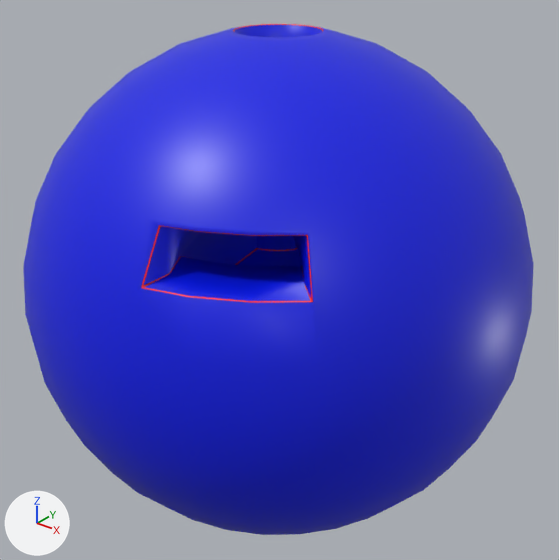
Two versions of the Blender file Assets/Art/Meshes/Blender files/Level 9.blend, one commit apart.
The view is the same before and after, from a 50 mm lens placed at (27.0, -33.7, 34.4), pointed at (0.3, -0.3, 13.7). Every picture has the same lights, and +X, +Y and +Z are marked at lower left.

The first picture shows 'L9_Sphere'.
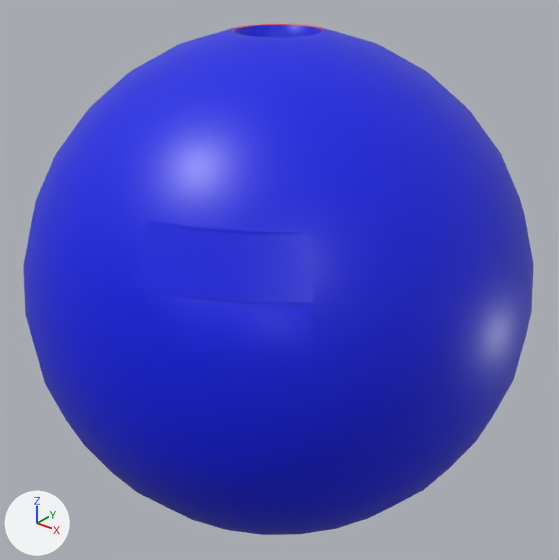
Location of each change, (x1, y1, x2, y2) in pixels of the pictures (559 x 560 px):
'L9_Sphere_Cache', shown (blue): after (134, 222, 313, 303)
part 1 of me_sphere_003, shading changed (blue): before (144, 226, 311, 301)

Edits to the bpy script that builds the scene:
```text
Change me_sphere_003:
    where me_sphere_003.from_pydata(...)  # 1724 vertices, 1711 faces; spans x -15.0..15.0, y -15.0..15.0, z -12.5..14.8
    used by ob_l9_sphere; location = (0.0, 0.0, 13.5)
    me_sphere_003 part 1: 19 of the faces centred in x 1.1..8.3, y -12.3..-4.7, z 4.6..8.1 are now shaded flat
Change ob_l9_sphere_cache:
    remove ob_l9_sphere_cache.hide_set(True)
```
